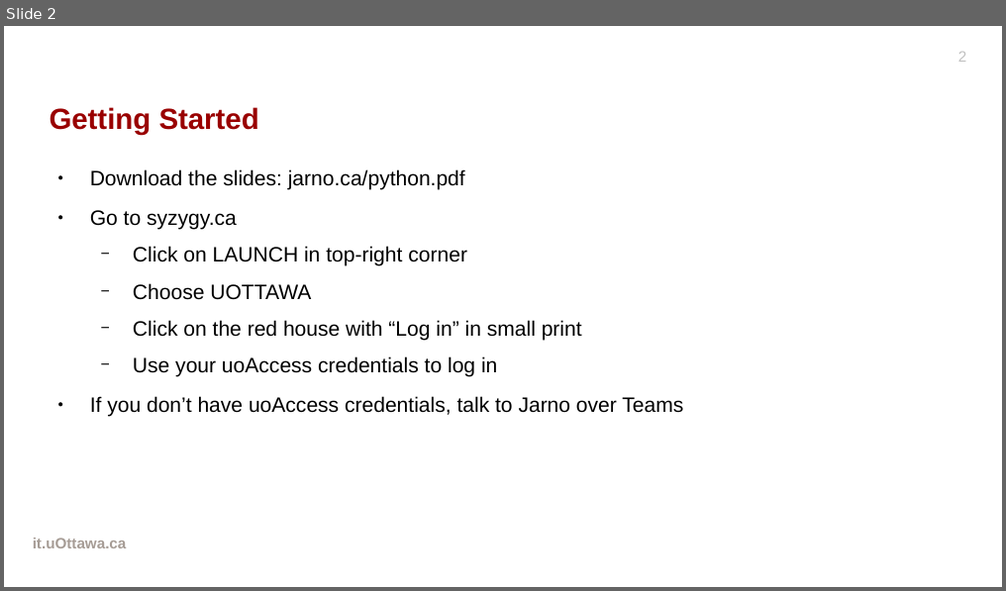
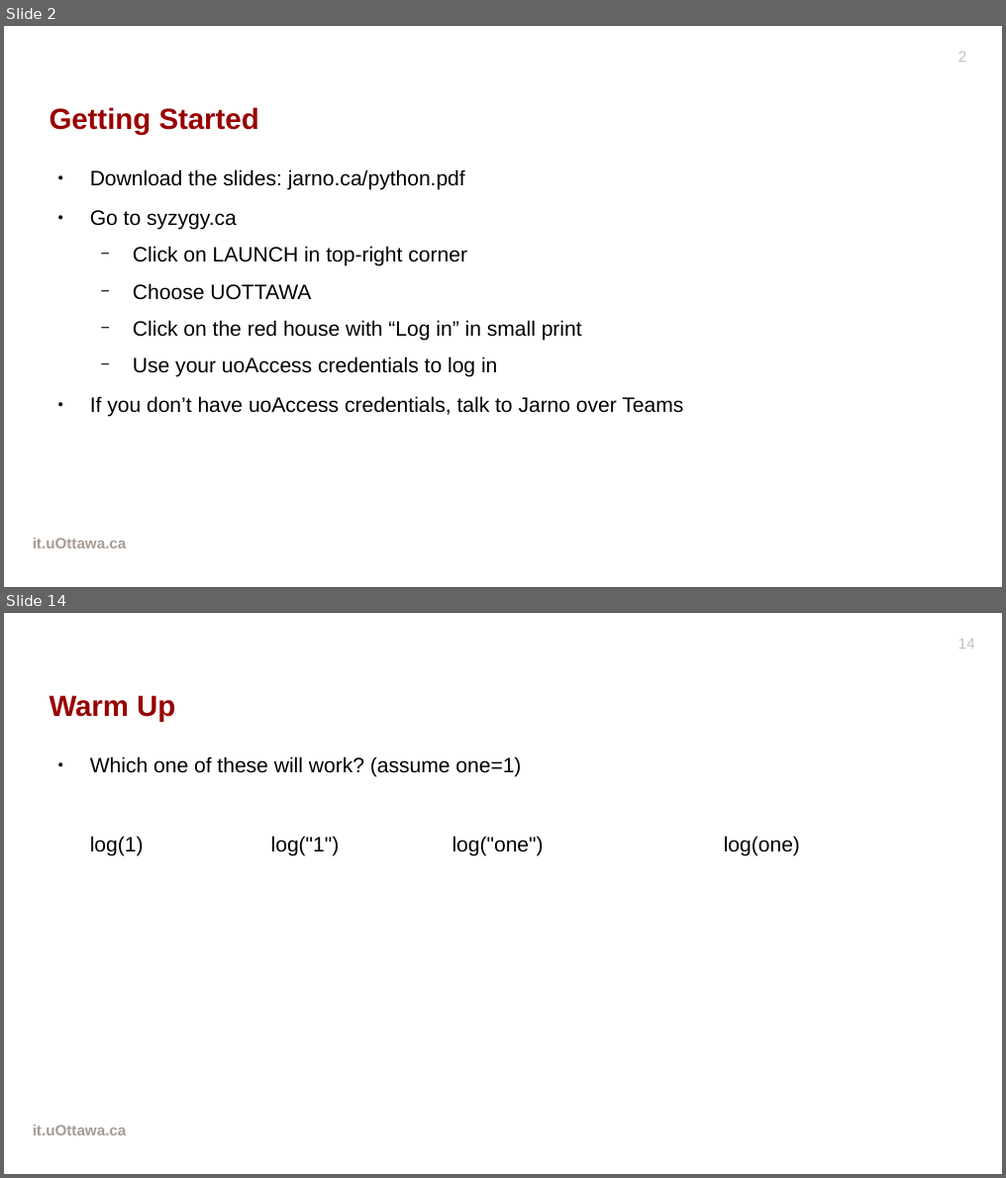
Before and after one commit to drjarno/python-workshop-2020-may, a slide deck: Slides.odp. Shown one above the other, each under a label of ours: slide 2 before the commit, slides 2 and 14 after it; the slides between them are not shown. The pictures are 1006x591 and 1006x1178 pixels, drawn with LibreOffice and Linux fonts; fonts in the diff are those of the drawing; background and template pictures are left out. Boxes give left, top, right and bottom in pixels: in the first picture for what was removed or moved away, otherwise in the second. Text is boxed around its words. In the diff, an @@ line names an element or a change of style, - is before the commit and + after.

```diff
--- a/Slides.odp
+++ b/Slides.odp
@@ slide 14 added at (4,613,1002,1174), background picture (left out); not listed: 2 template elements that a slide beside it also shows @@
@@ title added at (50,695,175,722), 23.2 pt, text #990000, bold @@
+Warm Up
@@ text added at (90,757,800,857), 16.6 pt, text #000000 @@
+● Which one of these will work? (assume one=1)
+log(1) log("1") log("one") log(one)
```
Also in this commit, not shown: 2 slides changed, 15 other slides added.
